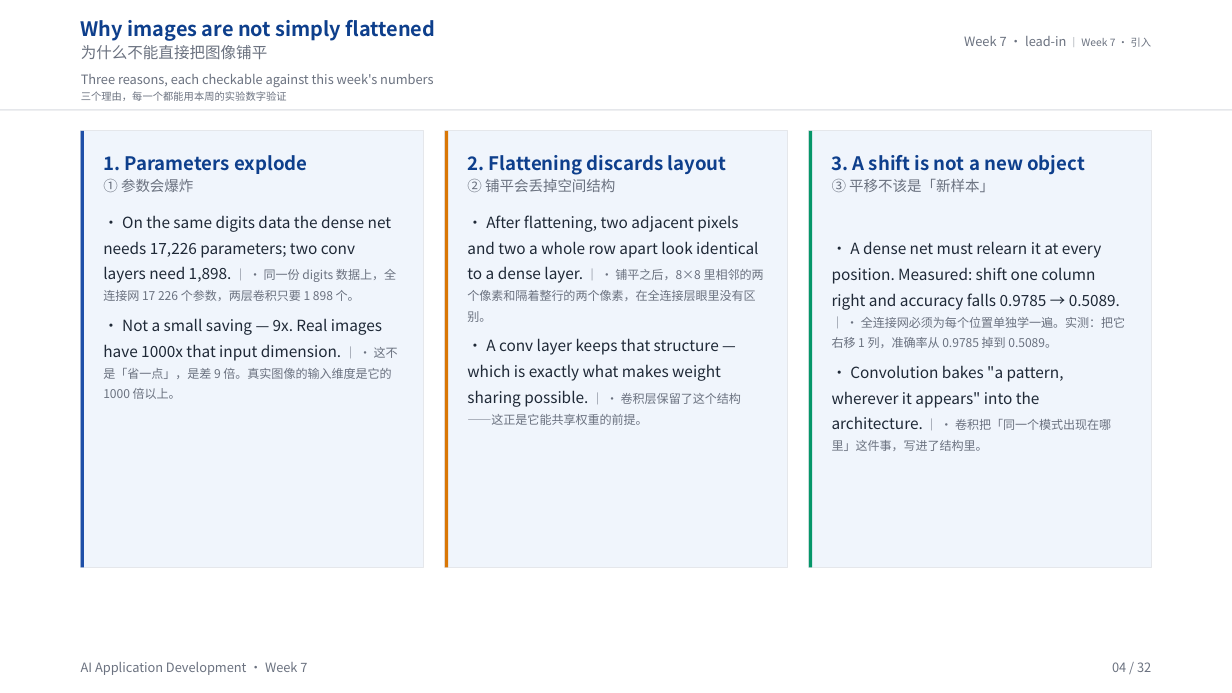
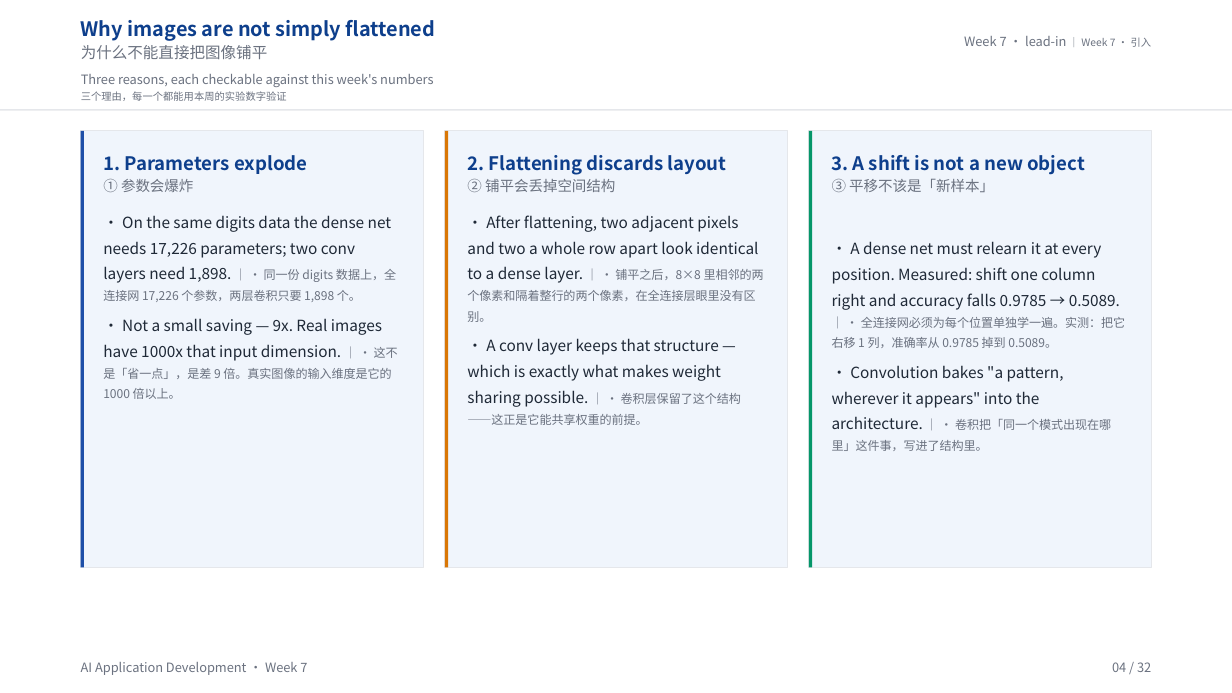
Before and after one commit to klausren/ai-application-development, a slide deck: slide 4 of lectures/week-07/lecture-bi.pptx. Drawn at 1232x693 pixels with LibreOffice and Linux fonts; fonts in the diff are those of the drawing. Boxes give left, top, right and bottom in pixels: in the first picture for what was removed or moved away, otherwise in the second. Text is boxed around its words. In the diff, an @@ line names an element or a change of style, - is before the commit and + after.

```diff
--- a/lectures/week-07/lecture-bi.pptx
+++ b/lectures/week-07/lecture-bi.pptx
@@ text at [103,215,396,302]: text changed @@
-• On the same digits data the dense net needs 17,226 parameters; two conv layers need 1,898. ｜ • 同一份 digits 数据上，全连接网 17 226 个参数，两层卷积只要 1 898 个。
+• On the same digits data the dense net needs 17,226 parameters; two conv layers need 1,898. ｜ • 同一份 digits 数据上，全连接网 17,226 个参数，两层卷积只要 1,898 个。
```
Also in this commit, not shown: 6 other slides changed, 8 other files.
